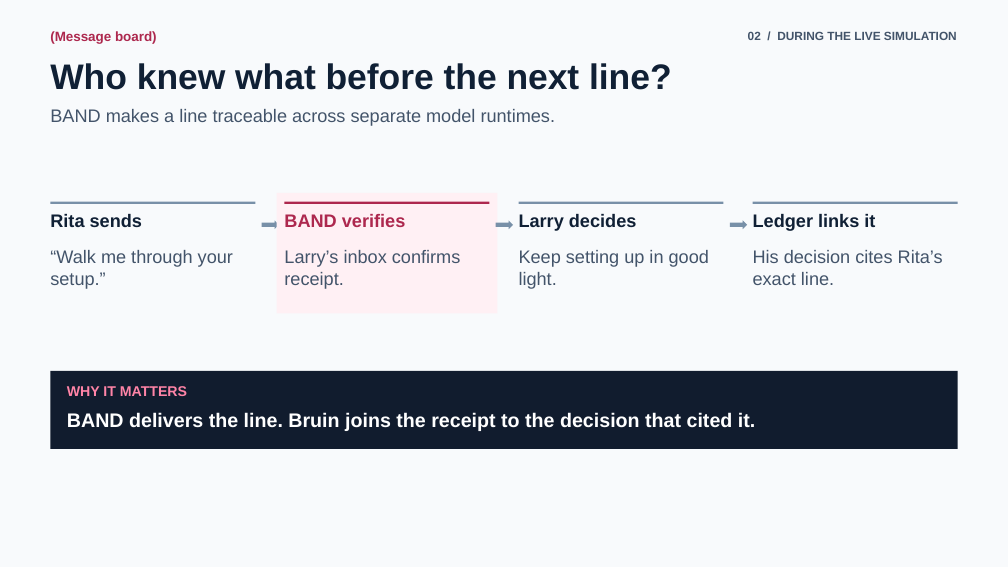
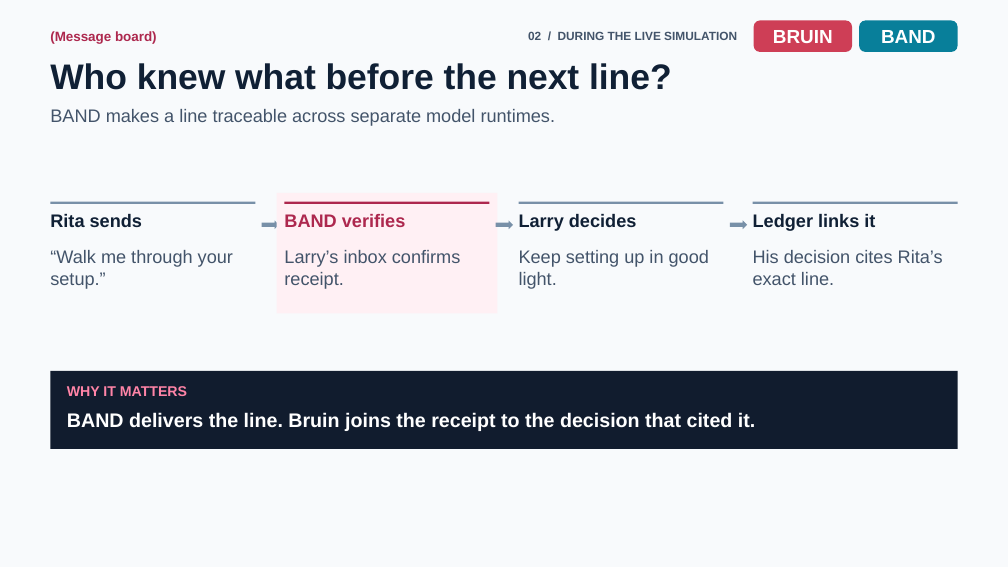
Before and after one commit to PeemCS/Agents_trapped_in_a_time_loop, a slide deck: slide 14 of showcase/presentation/Loopday-Talk-Deck.pptx (slide 12 before the commit). Drawn at 1008x567 pixels with LibreOffice and Linux fonts; fonts in the diff are those of the drawing. Boxes give left, top, right and bottom in pixels: in the first picture for what was removed or moved away, otherwise in the second. Text is boxed around its words. In the diff, an @@ line names an element or a change of style, - is before the commit and + after.

Commit message:
Show the live ledger and loop comparison in the talk

```diff
--- a/showcase/presentation/Loopday-Talk-Deck.pptx
+++ b/showcase/presentation/Loopday-Talk-Deck.pptx
@@ text "02 / DURING THE LIVE ..." moved from (x1=748, y1=32, x2=957, y2=40) to (x1=528, y1=32, x2=737, y2=40) @@
@@ rounded rectangle added at (x1=754, y1=20, x2=852, y2=52), fill #CE3E56 @@
@@ rounded rectangle added at (x1=859, y1=20, x2=957, y2=52), fill #087F9A @@
@@ text added at (x1=773, y1=30, x2=833, y2=43), 18 pt, text #FFFFFF, bold @@
+BRUIN
@@ text added at (x1=881, y1=30, x2=936, y2=43), 18 pt, text #FFFFFF, bold @@
+BAND
```
Also in this commit, not shown: 17 other slides changed, 2 slides added, 3 slides removed, 1 other file.
